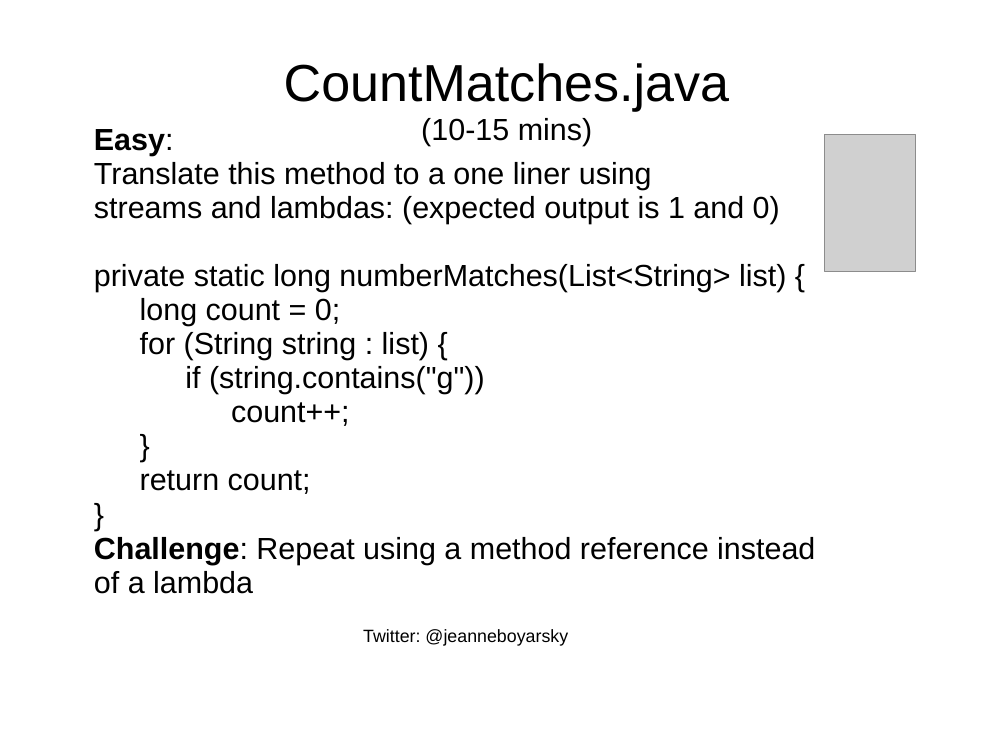
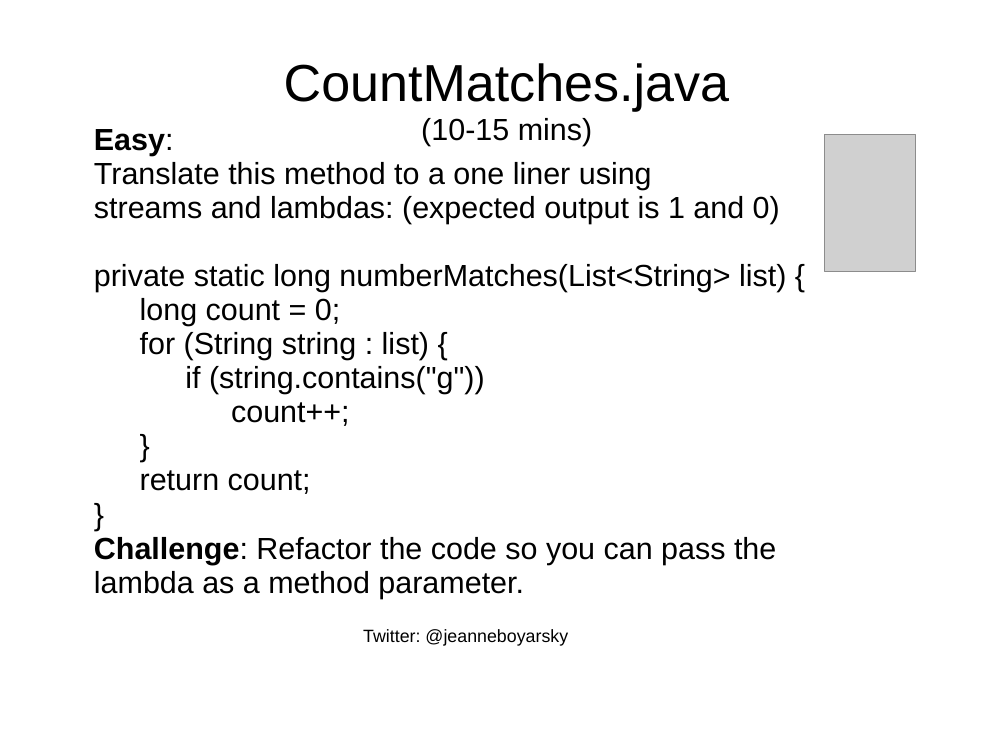
Before and after one commit to boyarsky/java-8-streams-by-puzzles, a slide deck: slide 29 of docs/Slides.ppt. Drawn at 1008x756 pixels with LibreOffice and Linux fonts; fonts in the diff are those of the drawing; grey boxes stand for pictures; background and template pictures are left out. Boxes give left, top, right and bottom in pixels: in the first picture for what was removed or moved away, otherwise in the second. Text is boxed around its words. In the diff, an @@ line names an element or a change of style, - is before the commit and + after.

```diff
--- a/docs/Slides.ppt
+++ b/docs/Slides.ppt
@@ text at box(94, 537, 776, 598): text changed @@
-Challenge: Repeat using a method reference instead of a lambda
+Challenge: Refactor the code so you can pass the lambda as a method parameter.
```
Also in this commit, not shown: 7 other slides changed, 1 other file.
